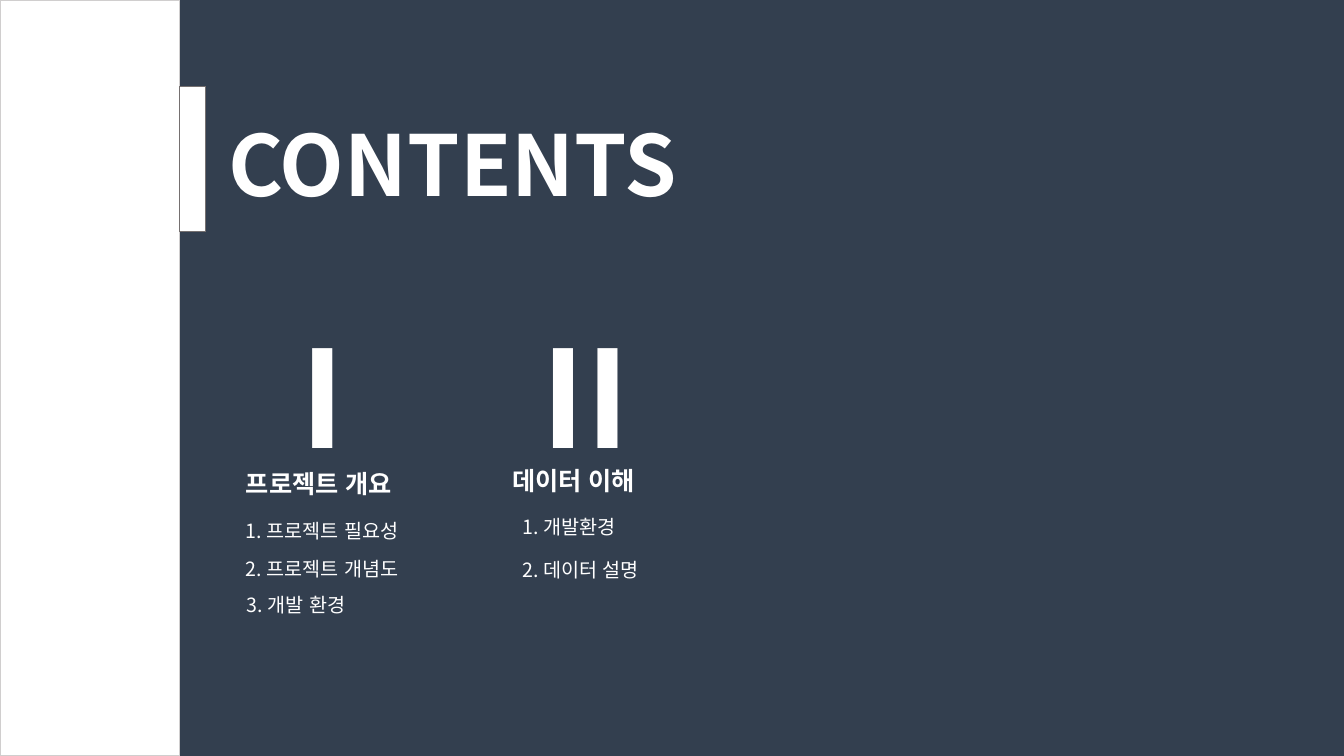
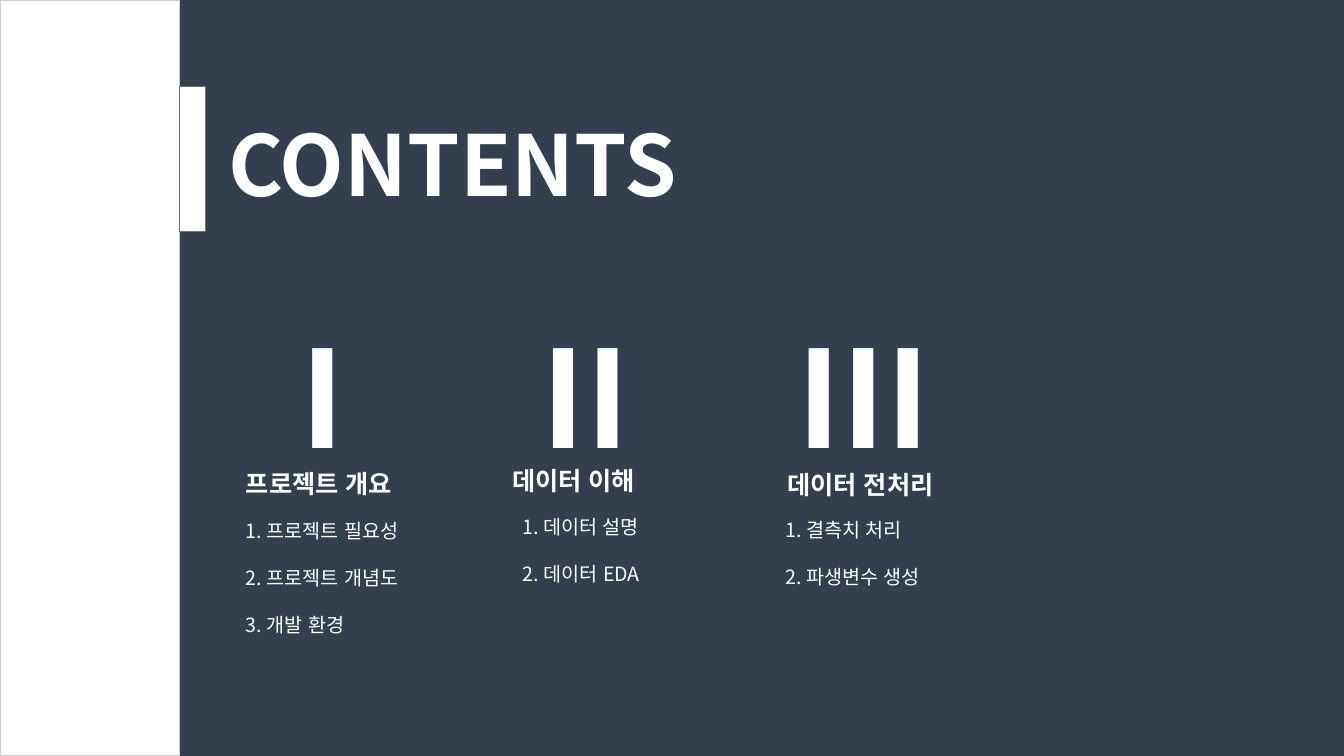
Before and after one commit to dongkieric98/-, a slide deck: slide 2 of electricity.pptx. Drawn at 1344x756 pixels with LibreOffice and Linux fonts; fonts in the diff are those of the drawing. Boxes give left, top, right and bottom in pixels: in the first picture for what was removed or moved away, otherwise in the second. Text is boxed around its words. In the diff, an @@ line names an element or a change of style, - is before the commit and + after.

Commit message:
Chapter1 제작 완료, Chapter2-1 데이터 설명 완료 (Chapter 2-2 전까지 완료함)

```diff
--- a/electricity.pptx
+++ b/electricity.pptx
@@ text added at [797, 348, 931, 482], 96 pt, text #FFFFFF, bold @@
+Ⅲ
@@ text added at [787, 473, 934, 497], 18 pt, text #FFFFFF, bold @@
+데이터 전처리
@@ text at [522, 517, 640, 583]: text changed @@
-1. 개발환경
+1. 데이터 설명
+2. 데이터 EDA
@@ text added at [785, 520, 920, 586], 14 pt, text #FFFFFF @@
+1. 결측치 처리
+2. 파생변수 생성
@@ text at [246, 568, 398, 634]: paragraphs added @@
+2. 프로젝트 개념도
+3. 개발 환경
@@ text removed at [246, 559, 398, 578] @@
-2. 프로젝트 개념도
@@ text removed at [522, 560, 639, 579] @@
-2. 데이터 설명
@@ text removed at [247, 595, 345, 614] @@
-3. 개발 환경
```
Also in this commit, not shown: 1 other slide changed, 5 slides added, 2 slides removed.
